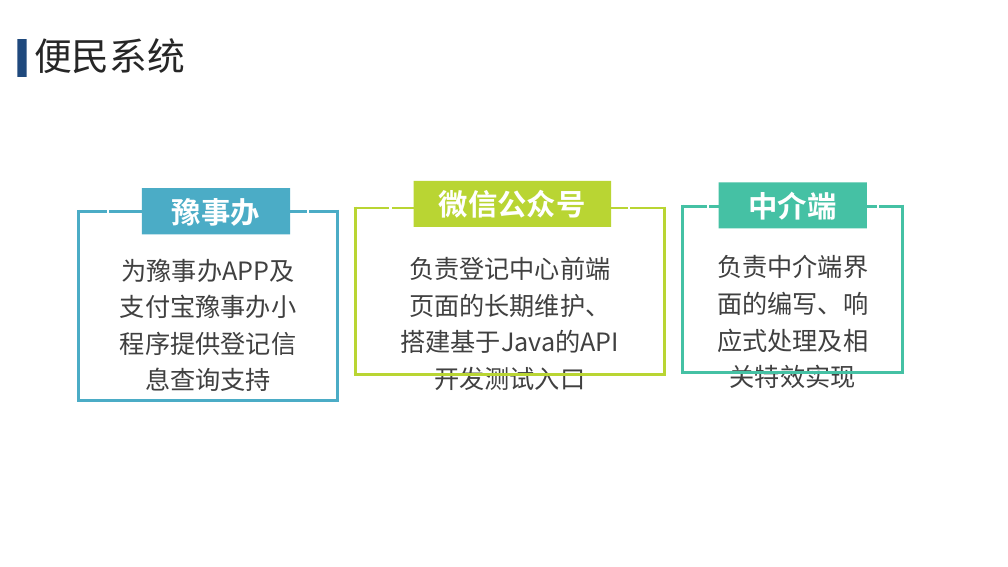
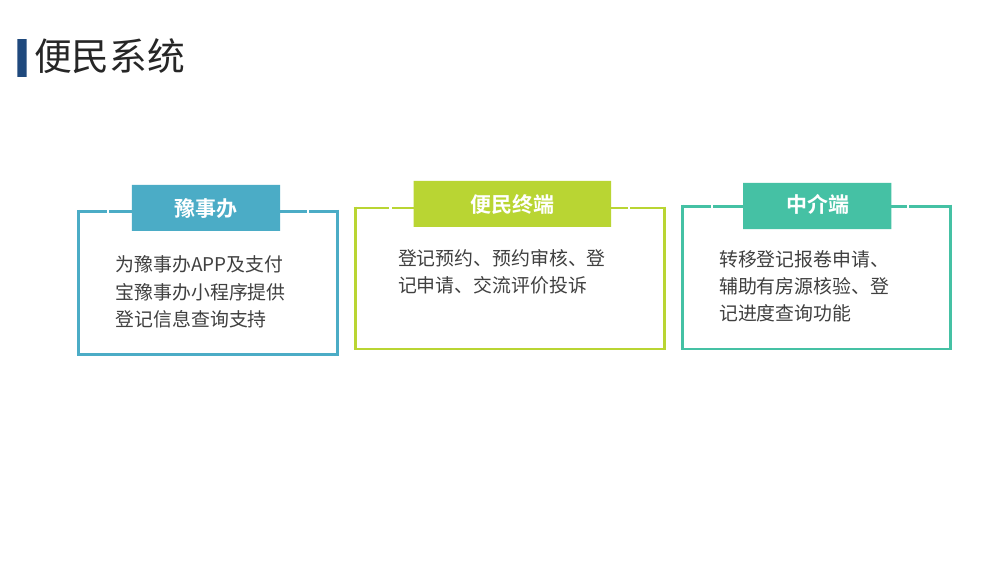
Before and after one commit to wellsmitch/accountpassword, a slide deck: slide 9 of upmoney/宋玉彬2021调薪汇报/调薪申请汇报-宋玉彬.pptx. Drawn at 1008x567 pixels with LibreOffice and Linux fonts; fonts in the diff are those of the drawing. Boxes give left, top, right and bottom in pixels: in the first picture for what was removed or moved away, otherwise in the second. Text is boxed around its words. In the diff, an @@ line names an element or a change of style, - is before the commit and + after.

```diff
--- a/upmoney/宋玉彬2021调薪汇报/调薪申请汇报-宋玉彬.pptx
+++ b/upmoney/宋玉彬2021调薪汇报/调薪申请汇报-宋玉彬.pptx
@@ rectangle: place and size @@
-rectangle at (142, 188, 290, 234)
+rectangle at (132, 185, 280, 231)
@@ text "豫事办" at (175, 198, 238, 218): size 28 to 20 pt, font Arial to Noto Sans CJK SC @@
@@ table at (355, 208, 665, 349) @@
-row 2, column 2: 负责登记中心前端页面的长期维护、搭建基于Java的API开发测试入口
+row 2, column 2: 登记预约、预约审核、登记申请、交流评价投诉
@@ text at (470, 194, 554, 214): text changed; size 28 to 20 pt; font Arial to Noto Sans CJK SC @@
-微信公众号
+便民终端
@@ table at (682, 206, 949, 349) @@
-row 2, column 2: 负责中介端界面的编写、响应式处理及相关特效实现
+row 2, column 2: 转移登记报卷申请、 / 辅助有房源核验、登记进度查询功能
@@ table: place and size @@
-table at (682, 206, 902, 392)
+table at (682, 206, 949, 349)
@@ rectangle: place and size @@
-rectangle at (719, 182, 867, 228)
+rectangle at (744, 183, 892, 229)
@@ text "中介端" at (786, 194, 849, 214): size 28 to 20 pt, font Arial to Noto Sans CJK SC @@
@@ text "中介端": place and size @@
-text "中介端" at (749, 192, 837, 220)
+text "中介端" at (786, 194, 849, 214)
@@ table at (79, 212, 337, 350) @@
@@ size 24 to 18 pt @@
@@ alignment centre to left @@
```
Also in this commit, not shown: 12 other slides changed.
